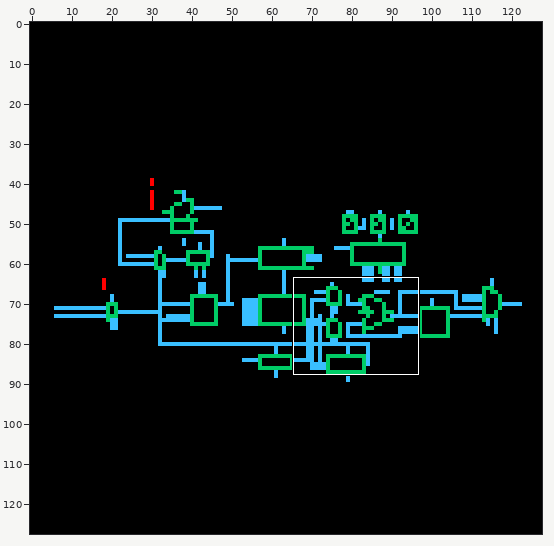
File history of a sprite sheet, RISCV_LIB/riscv_sc_core/schematic/thumbnail_128x128.png. Above, an overview of the earlier version with the close-up marked.
Close-up. First the earlier version:
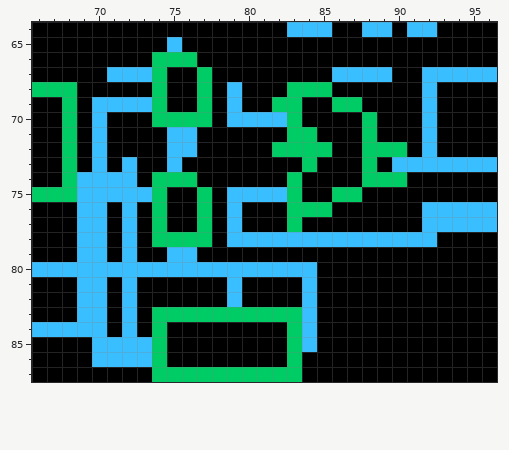
The file is 128x128 pixels. Shown: x 66..96, y 64..87.
Once edited:
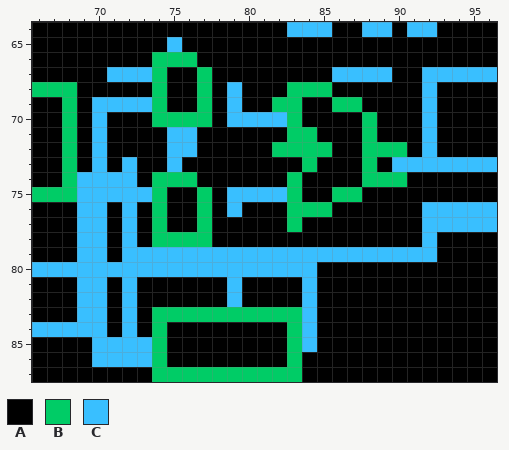
Palette (. is transparent): A #000000  B #00cc66  C #39bfff
Diff:
y 77: x 79 C -> A
y 78: x 79..91 CCCCCCCCCCCCC -> AAAAAAAAAAAAA
y 79: x 73..74 AA -> CC; x 77..92 AAAAAAAAAAAAAAAA -> CCCCCCCCCCCCCCCC
Boxes around the changes in both close-ups, in picture pixels (x1, y1, x2, y2):
changed: (137, 217, 437, 262)
